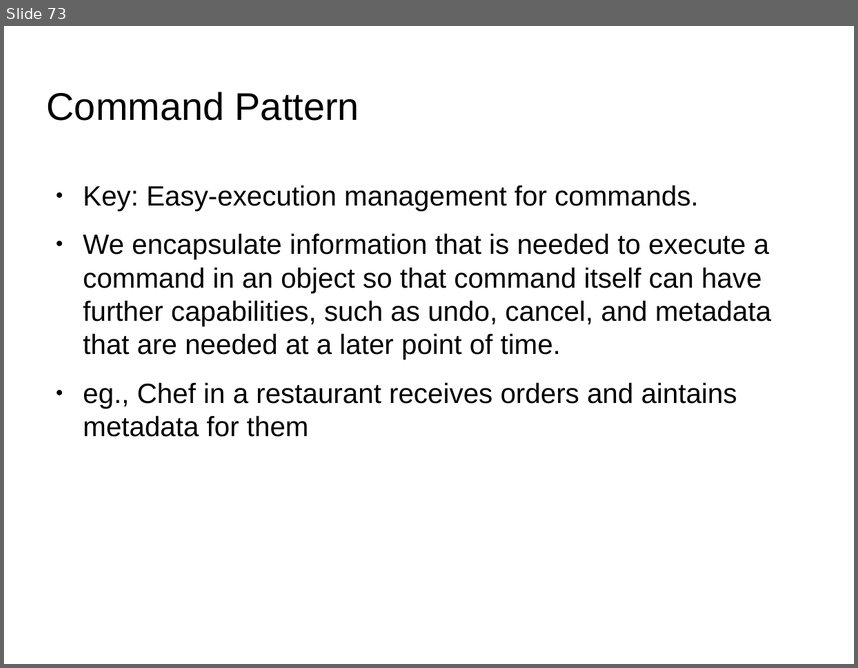
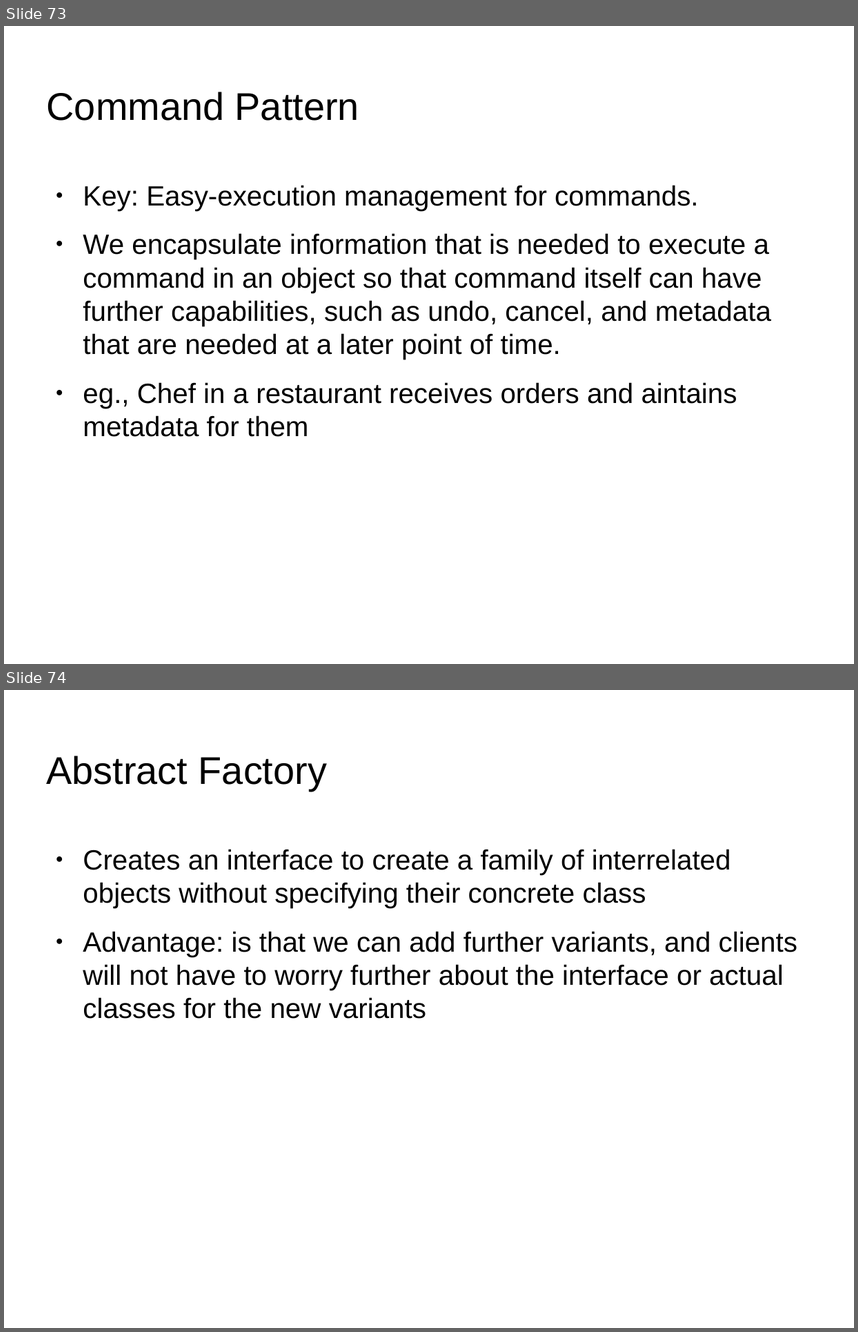
Before and after one commit to shikha-desai/Internship_PreWork, a slide deck: Python/Python_Notes.odp. Shown one above the other, each under a label of ours: slide 73 before the commit, slides 73 and 74 after it. The pictures are 858x668 and 858x1332 pixels, drawn with LibreOffice and Linux fonts; fonts in the diff are those of the drawing; background and template pictures are left out. Boxes give left, top, right and bottom in pixels: in the first picture for what was removed or moved away, otherwise in the second. Text is boxed around its words. In the diff, an @@ line names an element or a change of style, - is before the commit and + after.

```diff
--- a/Python/Python_Notes.odp
+++ b/Python/Python_Notes.odp
@@ slide 74 added at <box>4,690,854,1328</box>, background picture (left out) @@
@@ title added at <box>47,756,327,791</box>, 36 pt, text #000000 @@
+Abstract Factory
@@ text added at <box>83,849,797,1018</box>, 26 pt, text #000000 @@
+● Creates an interface to create a family of interrelated objects without specifying their concrete class
+● Advantage: is that we can add further variants, and clients will not have to worry further about the interface or actual classes for the new variants
```
Also in this commit, not shown: 1 slide changed, 2 other slides added, 1 other file.
